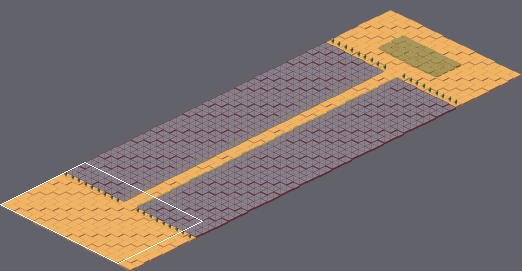
Tiled map: Output/Assets/Maps/Mapa 2 Puente.tmx. The first picture is a wide view before the edit; the outline marks the close-up.
Close-up. Before:
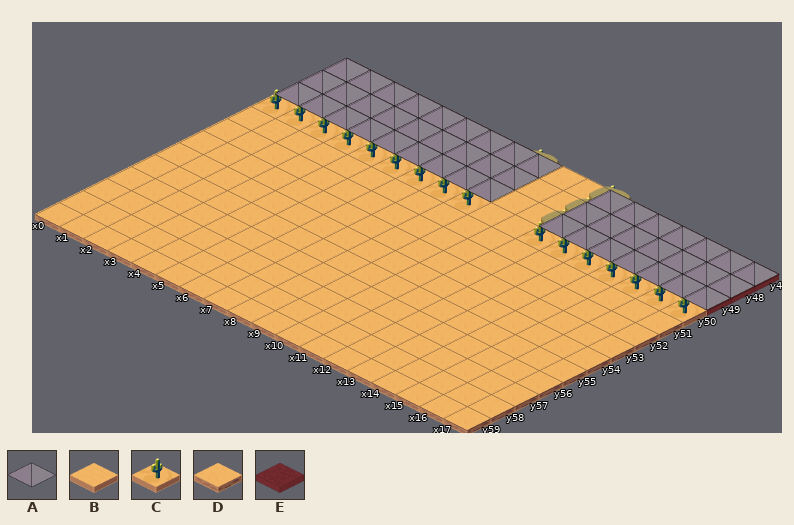
Cells are 128x64 px. Isometric: x runs down to the right, y down to the left. Shown: x 0..17, y 47..59. The commit also changed other parts of the map, which this record leaves out.
Key: from "128": A 0; from "Map2t": B 10, C 20, D 24; from "TABERNA": E 6.
_ is an empty cell.
Layers that did not change in this view are not listed.
Layer "Capa de patrones 1" before, first column x 0:
47 EEEEEEEECDDCEEEEEE
48 EEEEEEEECDDCEEEEEE
49 EEEEEEEECDDCEEEEEE
50 CCCCCCCCCDDCCCCCCC
51 BBDDDDDDDDDDDDDDDD
52 DDDDDDDDDDDDDDDDDD
53 DDDDDDDDDDDDDDDDDD
54 DDDDDDDDDDDDDDDDDD
55 DDDDDDDDDDDDDDDDDD
56 DDDDDDDDDDDDDDDDDD
57 DDDDDDDDDDDDDDDDDD
58 DDDDDDDDDDDDDDDDDD
59 DDDDDDDDDDDDDDDDDD
Layer "Navigation" before, first column x 0:
47 AAAAAAAAA__AAAAAAA
48 AAAAAAAAA__AAAAAAA
49 AAAAAAAAA__AAAAAAA
50 __________________
51 __________________
52 __________________
53 __________________
54 __________________
55 __________________
56 __________________
57 __________________
58 __________________
59 __________________
The same view after the edit:
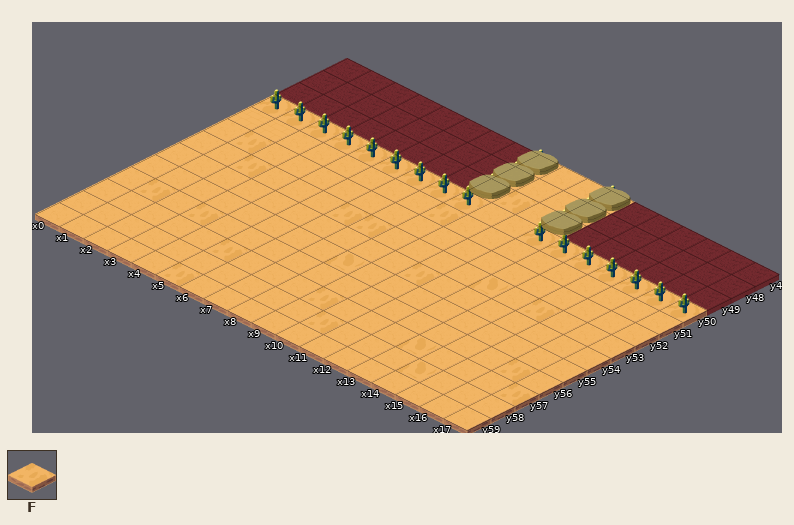
Further tiles: from "Map2t": F 23.
The exact change:
{"where": "layer \"Capa de patrones 1\""}
{"y":49,"x":9,"old":"D","new":"F"}
{"y":51,"x":8,"old":"D","new":"F"}
{"where": "layer \"Navigation\" (now hidden)"}
{"y":47,"x":0,"old":"AAAAAAAAA","new":"_________"}
{"y":47,"x":11,"old":"AAAAAAA","new":"_______"}
{"y":48,"x":0,"old":"AAAAAAAAA","new":"_________"}
{"y":48,"x":11,"old":"AAAAAAA","new":"_______"}
{"y":49,"x":0,"old":"AAAAAAAAA","new":"_________"}
{"y":49,"x":11,"old":"AAAAAAA","new":"_______"}
{"label":"changed","picture_box":[275,57,779,310]}
